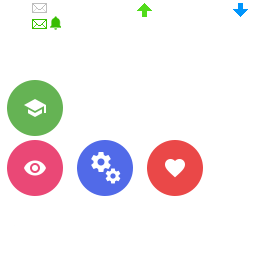
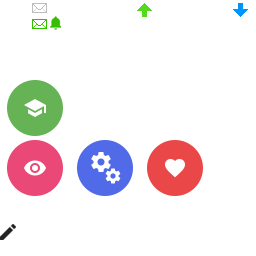
Layered file, before and after one edit (256x256). Changes by layer:
added layer "Layer 5" above "Layer 0" over <box>0,224,16,240</box>
painted on "Layer 0" over <box>0,224,16,240</box>
